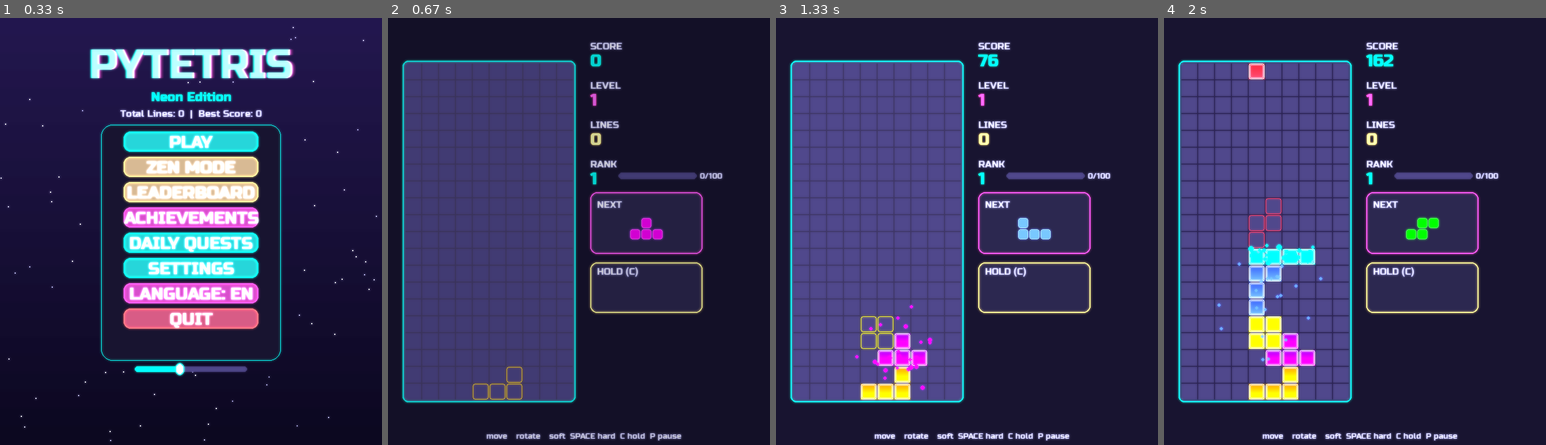
Above: before the commit, frames 1-4 (left to right).
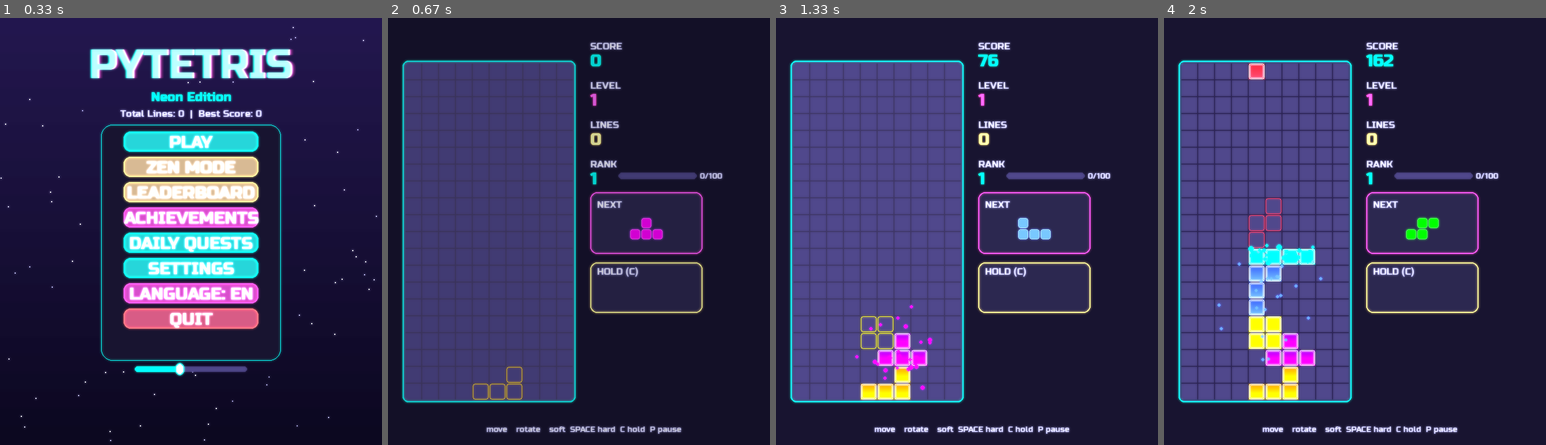
Above: after the commit, the same moments.

Repository: Folombas/PyGame2026
Game: pygame game, started from PyTetris/main.py
Two runs of this game, one before a commit and one after it. Both use one fixed random seed, a clock stepped at 60 frames per second and the inputs below.
Inputs (mouse positions are in pixels of both pictures, inside the frame that each line leads up to):
- Up to frame 1 (0.33 s): no input
- Up to frame 2 (0.67 s): click "PLAY" at 0.38 s
- Up to frame 3 (1.33 s): tap Space at 0.67, 1.07 s; hold Right from 1 s (still down); move the mouse to (1100, 282) at 1.03 s
- Up to frame 4 (2 s): tap Space at 1.37, 1.57, 1.9 s; release Right at 1.47 s; hold Up 1.5-1.8 s; move the mouse to (1389, 120) at 1.53 s; hold Right from 1.83 s (still down); move the mouse to (1213, 240) at 1.87 s; tap Z at 1.98 s

Frame 1 is identical in both runs. In frame 2, 1.1% of the frame differs, in the area x 25-77%, y 95-99%; in frame 3, 1.2%, in the area x 25-77%, y 95-100%; in frame 4, 1.2%.

Commit message:
style(ui): raise control hints to prevent bottom clipping

Diff:
--- a/PyTetris/ui.py
+++ b/PyTetris/ui.py
@@ -626,4 +626,4 @@
         surf.blit(c, c.get_rect(midtop=(x + 100, HEIGHT - 80)))
 
     hint = F_TINY.render(locale.t("controls"), True, MUTED)
-    surf.blit(hint, hint.get_rect(midbottom=(WIDTH // 2, HEIGHT - 8)))
+    surf.blit(hint, hint.get_rect(midbottom=(WIDTH // 2, HEIGHT - 20)))
